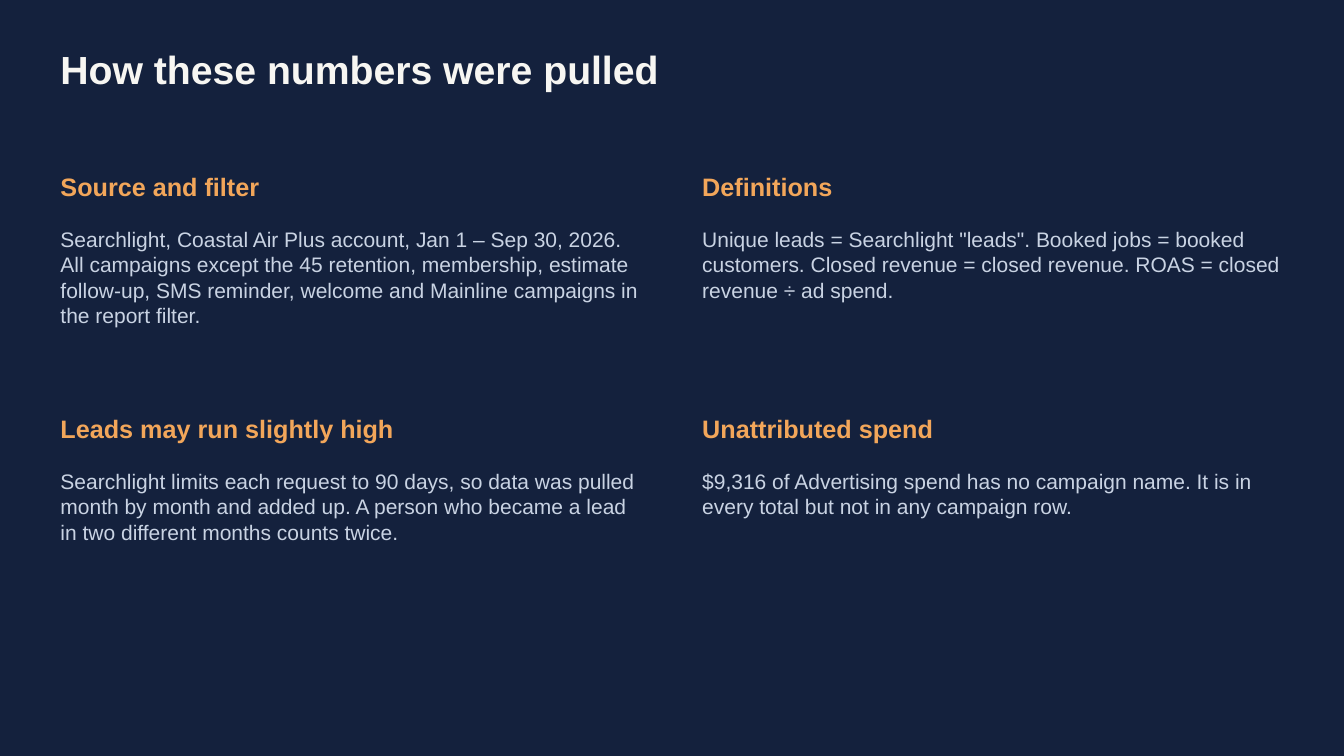
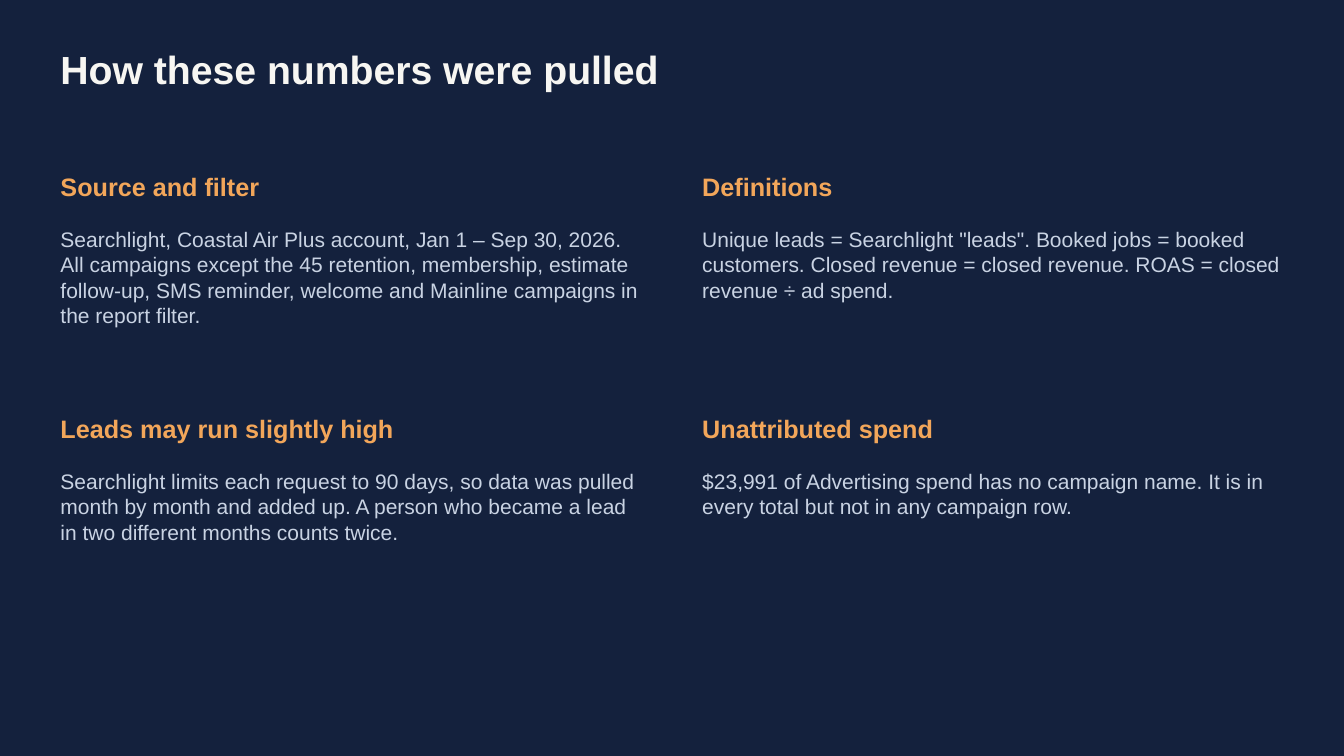
Before and after one commit to MktgCAP/Searchlight-YTD-Analysis, a slide deck: slide 15 of Coastal-Air-Plus-YTD-Performance-Sep2026.pptx. Drawn at 1344x756 pixels with LibreOffice and Linux fonts; fonts in the diff are those of the drawing. Boxes give left, top, right and bottom in pixels: in the first picture for what was removed or moved away, otherwise in the second. Text is boxed around its words. In the diff, an @@ line names an element or a change of style, - is before the commit and + after.

```diff
--- a/Coastal-Air-Plus-YTD-Performance-Sep2026.pptx
+++ b/Coastal-Air-Plus-YTD-Performance-Sep2026.pptx
@@ text at <box>702,473,1263,519</box>: text changed @@
-$9,316 of Advertising spend has no campaign name. It is in every total but not in any campaign row.
+$23,991 of Advertising spend has no campaign name. It is in every total but not in any campaign row.
```
Also in this commit, not shown: 3 other slides changed.
